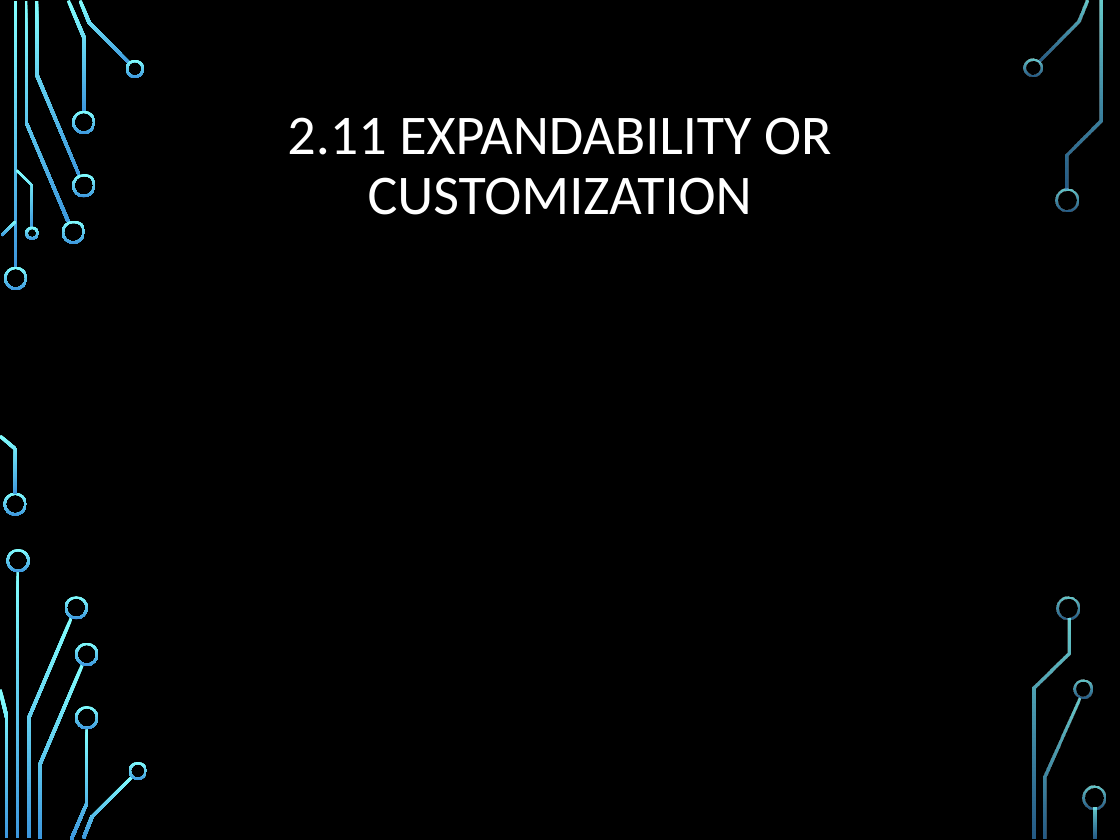
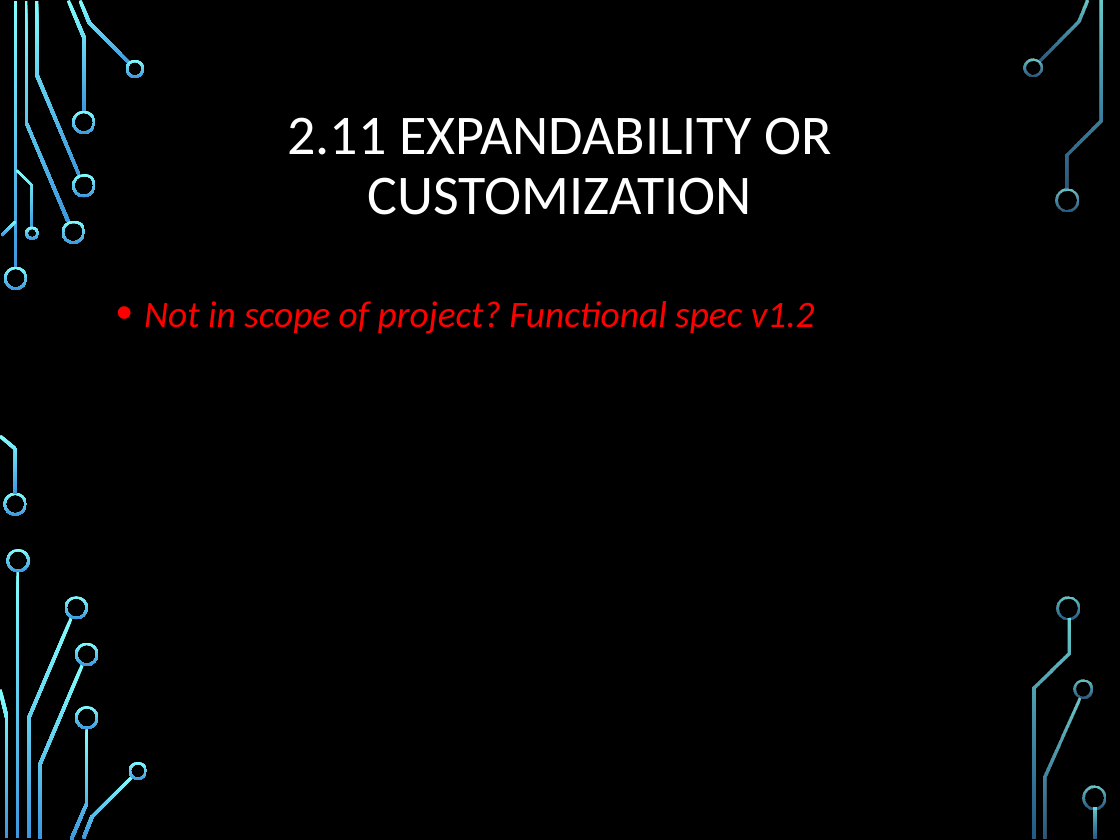
Before and after one commit to ZSchneiderman/SDR-Senior-Design, a slide deck: slide 21 of docs/Team 1.12 SDR Radio IDR.pptx (slide 23 before the commit). Drawn at 1120x840 pixels with LibreOffice and Linux fonts; fonts in the diff are those of the drawing; background and template pictures are left out. Boxes give left, top, right and bottom in pixels: in the first picture for what was removed or moved away, otherwise in the second. Text is boxed around its words. In the diff, an @@ line names an element or a change of style, - is before the commit and + after.

```diff
--- a/docs/Team 1.12 SDR Radio IDR.pptx
+++ b/docs/Team 1.12 SDR Radio IDR.pptx
@@ text added at (144, 301, 815, 334), 24 pt, text #FF0000, italic @@
+• Not in scope of project? Functional spec v1.2
```
Also in this commit, not shown: 11 other slides changed, 4 slides added, 6 slides removed.
